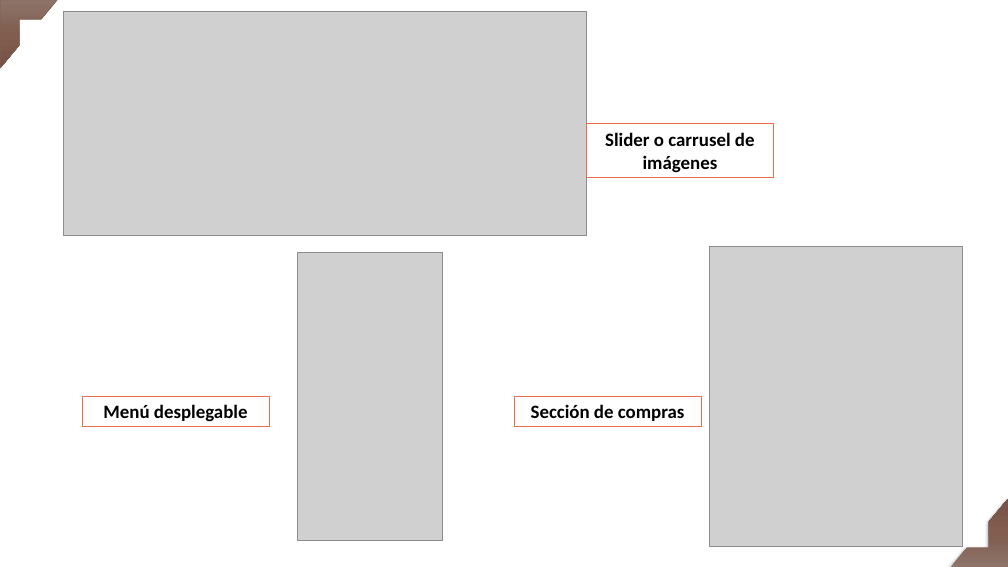
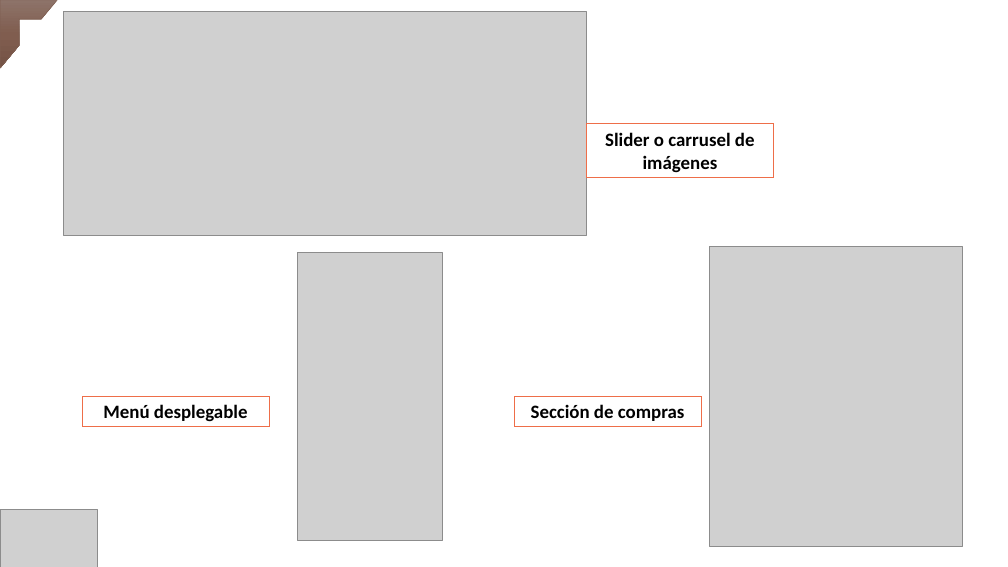
Before and after one commit to sulayloor/proyecto-final-coderhouse, a slide deck: slide 6 of PROYECTO FINAL 1.pptx. Drawn at 1008x567 pixels with LibreOffice and Linux fonts; fonts in the diff are those of the drawing; grey boxes stand for pictures. Boxes give left, top, right and bottom in pixels: in the first picture for what was removed or moved away, otherwise in the second. Text is boxed around its words. In the diff, an @@ line names an element or a change of style, - is before the commit and + after.

```diff
--- a/PROYECTO FINAL 1.pptx
+++ b/PROYECTO FINAL 1.pptx
@@ half frame removed at (951,499,1008,567) @@
@@ picture added at (0,510,97,567) @@
```
Also in this commit, not shown: 4 other slides changed, 12 slides added, 1 other file.
